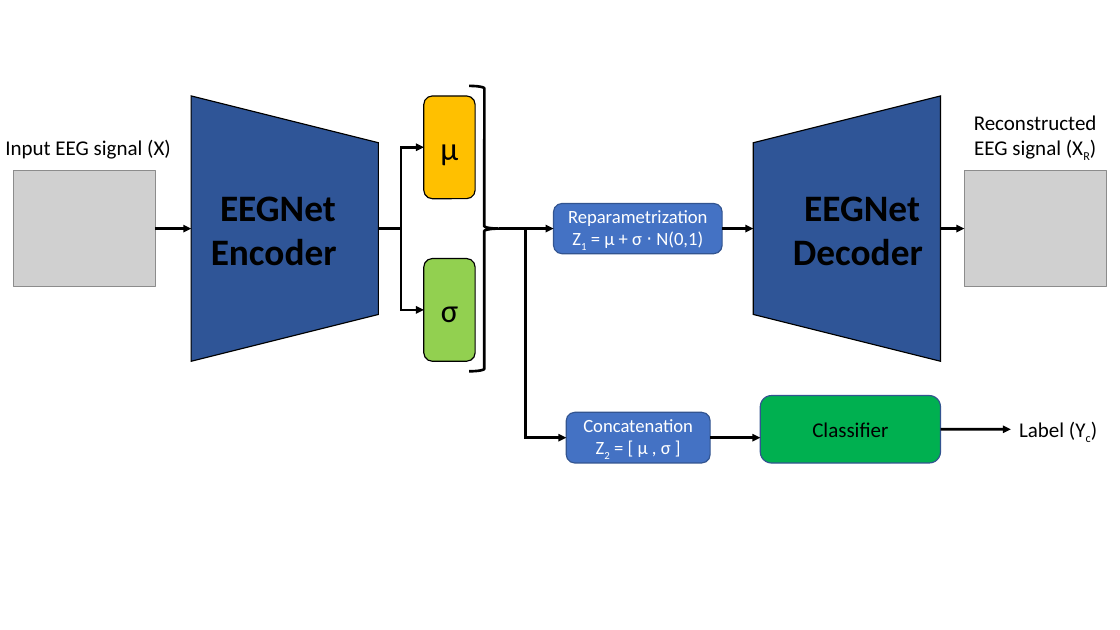
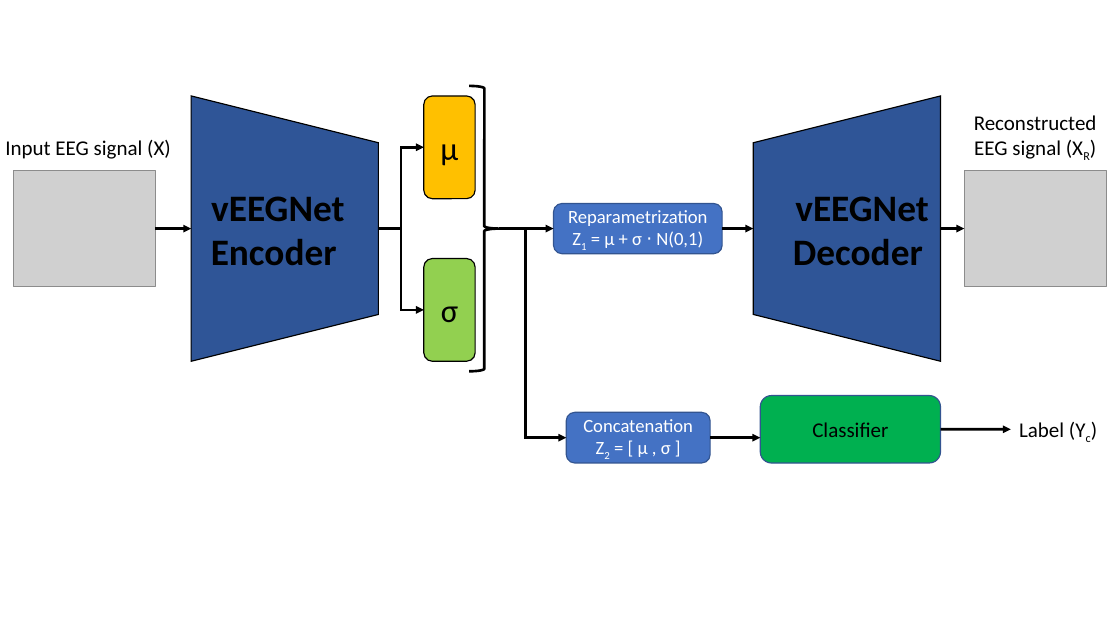
Before and after one commit to jesus-333/Variational-Autoencoder-for-EEG-analysis, a slide deck: slide 1 of Other/Schemi vari.pptx. Drawn at 1120x630 pixels with LibreOffice and Linux fonts; fonts in the diff are those of the drawing; grey boxes stand for pictures. Boxes give left, top, right and bottom in pixels: in the first picture for what was removed or moved away, otherwise in the second. Text is boxed around its words. In the diff, an @@ line names an element or a change of style, - is before the commit and + after.

```diff
--- a/Other/Schemi vari.pptx
+++ b/Other/Schemi vari.pptx
@@ text in trapezoid at [211, 196, 344, 265]: text changed @@
-EEGNet Encoder
+vEEGNet Encoder
@@ text in trapezoid at [793, 196, 928, 265]: text changed @@
-EEGNet Decoder
+vEEGNet Decoder
```
Also in this commit, not shown: 5 slides added, 17 other files.
